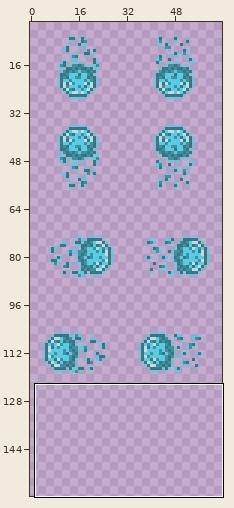
Edited in one commit: sprite sheet (assets/imgs/characters/adel/bullet.png). The first picture is a wide view before the edit; the outline marks the close-up.
Close-up. Before the edit:
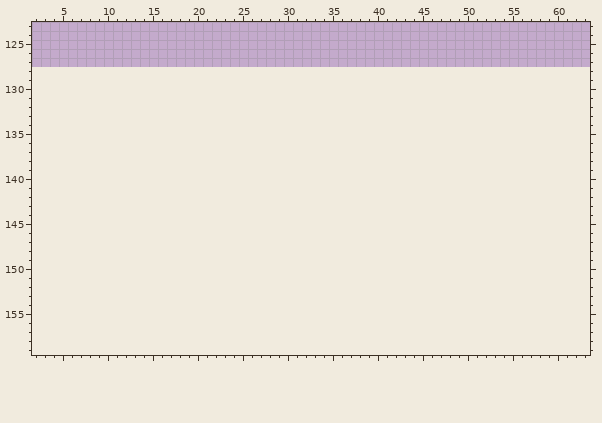
The file is 64x128 pixels. Shown: x 2..63, y 123..159. The old version is drawn lined up with the new one, on the new canvas. The wide view leaves out empty margins.
Once edited:
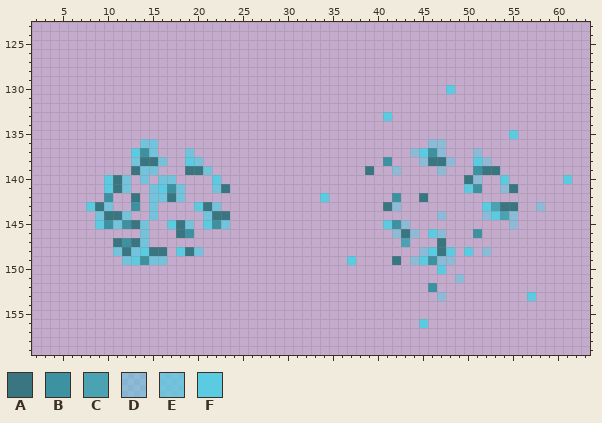
Palette (. is transparent): A #3a7682  B #3d92a2  C #4ba2b3  D #5bcbe185  E #5bcbe1c5  F #5bcbe1
Log entry: Created impact animation in Bullet
Change:
canvas 64x128 -> 64x160
Colour A is added in row 138 at x 14 to 15 and 46 to 47; in row 139 at x 13, 19 to 20, 39 and 52 to 53; in row 140 at x 11 and 50; in row 141 at x 11, 23 and 55; in row 142 at x 13, 17 and 45; in row 143 at x 9, 21, 41 and 54 to 55.
Colour A is added in row 144 at x 10 to 11 and 22 to 23; in row 145 at x 13 and 18; in row 146 at x 18 and 43; in row 147 at x 11, 13 and 47; in row 148 at x 12, 15 to 16, 19 and 47; in row 149 at x 42.
Colour B is added in row 137 at x 14 and 46; in row 138 at x 41; in row 139 at x 51; in row 141 at x 17 and 51; in row 142 at x 10 and 42; in row 143 at x 13.
Colour B is added in row 145 at x 10, 12, 22 and 42; in row 146 at x 19 and 51; in row 147 at x 12; in row 149 at x 14 and 46; in row 152 at x 46.
Colour C is added in row 143 at x 53; in row 144 at x 54; in row 147 at x 43.
Colour D is added in row 136 at x 46 to 47; in row 137 at x 44, 47 and 51; in row 138 at x 45, 48 and 52; in row 139 at x 42 and 47; in row 140 at x 51; in row 141 at x 54.
Colour D is added in row 143 at x 42 and 58; in row 144 at x 47, 52 and 55; in row 145 at x 43 and 55; in row 146 at x 42, 44 and 47; in row 148 at x 45 and 52; in row 149 at x 44 and 47 to 48.
Colour D is added in row 151 at x 49; in row 153 at x 47.
Colour E is added in row 136 at x 14 to 15; in row 137 at x 15 and 19; in row 138 at x 13, 16 and 20; in row 139 at x 14 to 15 and 21; in row 140 at x 12, 14 and 16 to 17; in row 141 at x 12, 15, 18 and 22.
Colour E is added in row 142 at x 15 to 16 and 18; in row 143 at x 10, 15 and 22; in row 144 at x 9, 12, 15 and 21; in row 145 at x 11, 14, 19 and 23; in rows 146 to 147 at x 14; in row 148 at x 11, 13 and 20.
Colour E is added in row 149 at x 12 and 15 to 16.
Colour F is added in row 130 at x 48; in row 133 at x 41; in row 135 at x 55; in row 137 at x 13 and 45; in row 138 at x 19 and 51; in row 140 at x 10, 22, 54 and 61.
Colour F is added in row 141 at x 10, 16 and 50; in row 142 at x 34; in row 143 at x 8, 20 and 52; in row 144 at x 53; in row 145 at x 9, 17, 21 and 41; in row 146 at x 46.
Colour F is added in row 148 at x 14, 18, 46, 48 and 50; in row 149 at x 13, 37 and 45; in row 150 at x 47; in row 153 at x 57; in row 156 at x 45.
Boxes around the changes in both close-ups, in picture pixels (x1, y1, x2, y2):
added: (446, 85, 455, 94)
added: (365, 112, 572, 328)
added: (86, 139, 230, 265)
added: (320, 193, 329, 202)
added: (347, 256, 356, 265)
